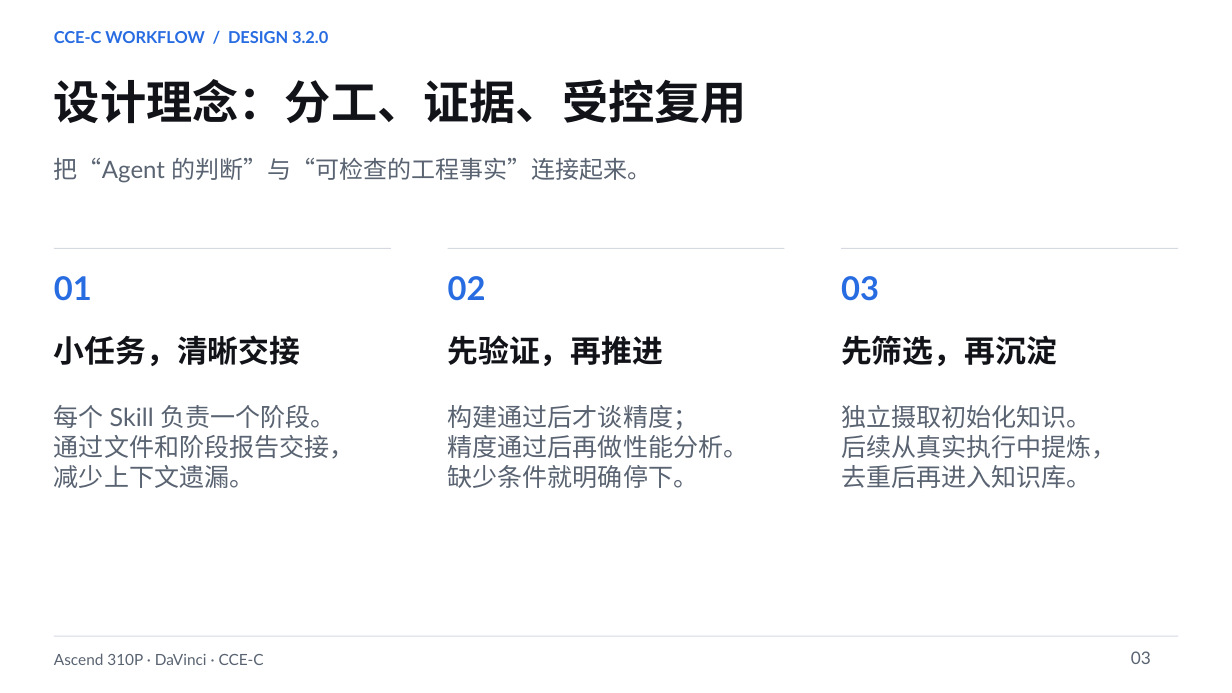
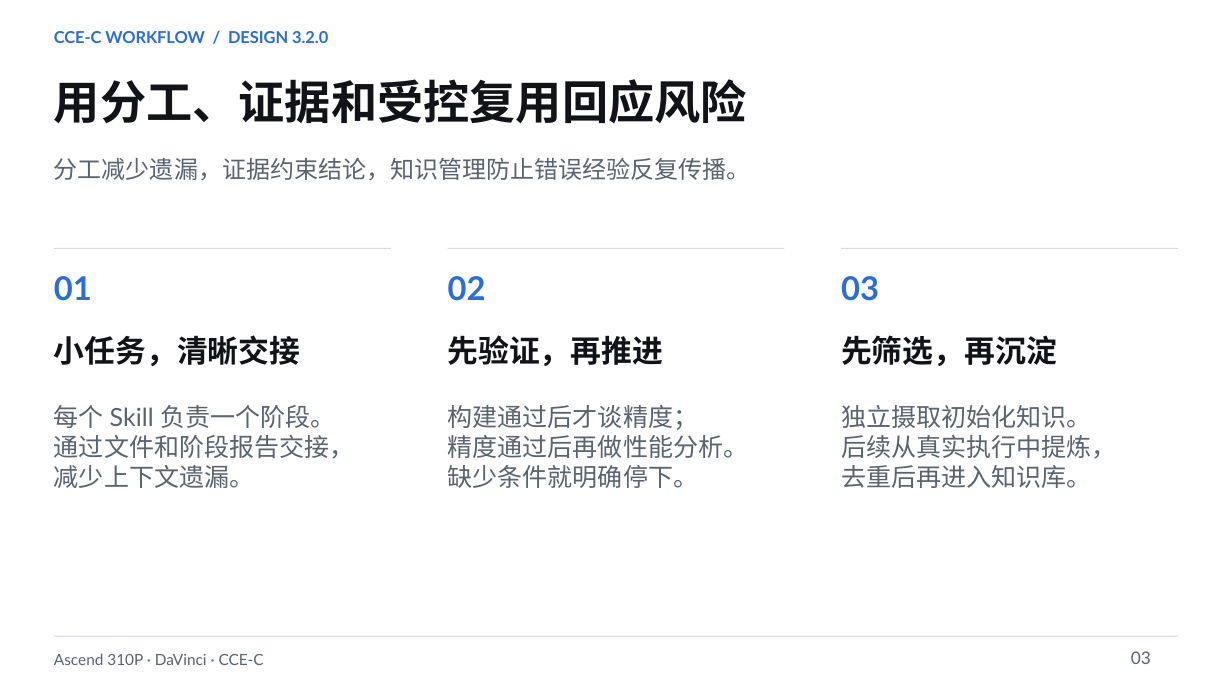
Before and after one commit to chao-shu/CCE_SKILL, a slide deck: slide 3 of docs/Ascend310P_CCEC_Workflow_v3.2.0_CN.pptx. Drawn at 1232x693 pixels with LibreOffice and Linux fonts; fonts in the diff are those of the drawing. Boxes give left, top, right and bottom in pixels: in the first picture for what was removed or moved away, otherwise in the second. Text is boxed around its words. In the diff, an @@ line names an element or a change of style, - is before the commit and + after.

```diff
--- a/docs/Ascend310P_CCEC_Workflow_v3.2.0_CN.pptx
+++ b/docs/Ascend310P_CCEC_Workflow_v3.2.0_CN.pptx
@@ text at [54,79,747,123]: text changed @@
-设计理念：分工、证据、受控复用
+用分工、证据和受控复用回应风险
@@ text at [54,158,751,180]: text changed @@
-把“Agent 的判断”与“可检查的工程事实”连接起来。
+分工减少遗漏，证据约束结论，知识管理防止错误经验反复传播。
```
Also in this commit, not shown: 14 other slides changed.
